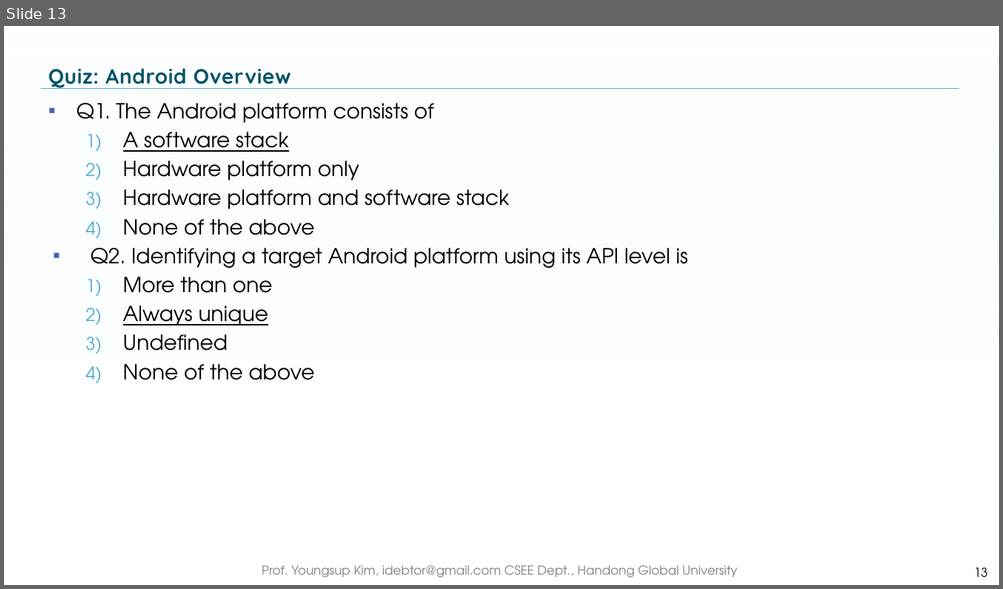
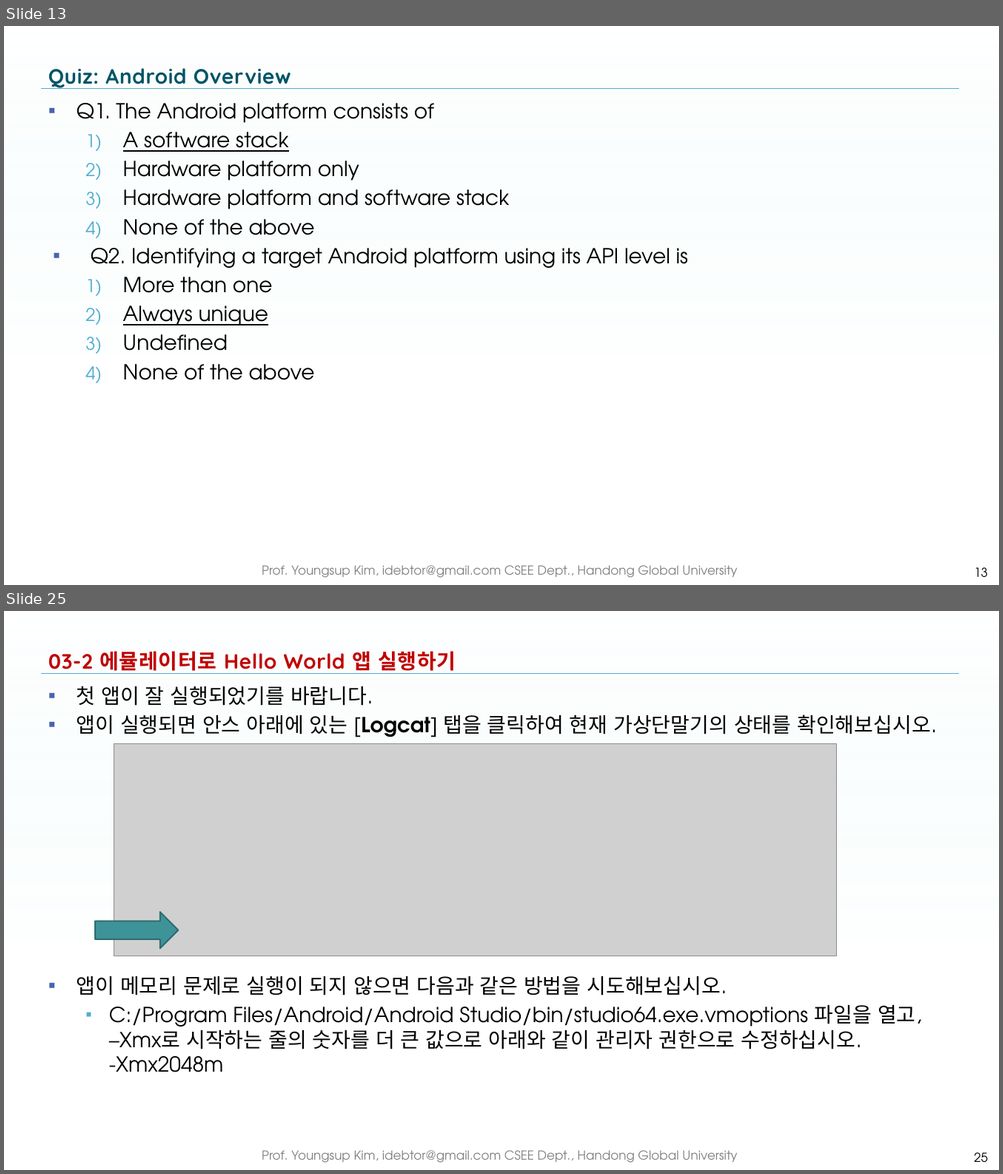
Before and after one commit to idebtor/KOICA-ML, a slide deck: ppt-pdf/template01.pptx. Shown one above the other, each under a label of ours: slide 13 before the commit, slides 13 and 25 after it; the slides between them are not shown. The pictures are 1003x589 and 1003x1174 pixels, drawn with LibreOffice and Linux fonts; fonts in the diff are those of the drawing; grey boxes stand for pictures; background and template pictures are left out. Boxes give left, top, right and bottom in pixels: in the first picture for what was removed or moved away, otherwise in the second. Text is boxed around its words. In the diff, an @@ line names an element or a change of style, - is before the commit and + after.

```diff
--- a/ppt-pdf/template01.pptx
+++ b/ppt-pdf/template01.pptx
@@ slide 25 added at (4,611,999,1170), background picture (left out); not listed: 3 template elements that a slide beside it also shows @@
@@ title added at (48,651,455,674), 20 pt, text #C00000, bold @@
+03-2 에뮬레이터로 Hello World 앱 실행하기
@@ text added at (77,686,936,1073), 20 pt, text #000000 @@
+▪ 첫 앱이 잘 실행되었기를 바랍니다.
+▪ 앱이 실행되면 안스 아래에 있는 [Logcat] 탭을 클릭하여 현재 가상단말기의 상태를 확인해보십시오.
+▪ 앱이 메모리 문제로 실행이 되지 않으면 다음과 같은 방법을 시도해보십시오.
+  ▪ C:/Program Files/Android/Android Studio/bin/studio64.exe.vmoptions 파일을 열고,
+    –Xmx로 시작하는 줄의 숫자를 더 큰 값으로 아래와 같이 관리자 권한으로 수정하십시오.
+    -Xmx2048m
@@ picture added at (114,743,836,957) @@
@@ down arrow added at (96,912,179,949), fill #3F949A, outline #2F6D72 1.5 pt @@
@@ page number added at (973,1153,987,1162), 12 pt, text #000000 @@
+25
```
Also in this commit, not shown: 7 slides changed, 11 other slides added, 1 other file.
